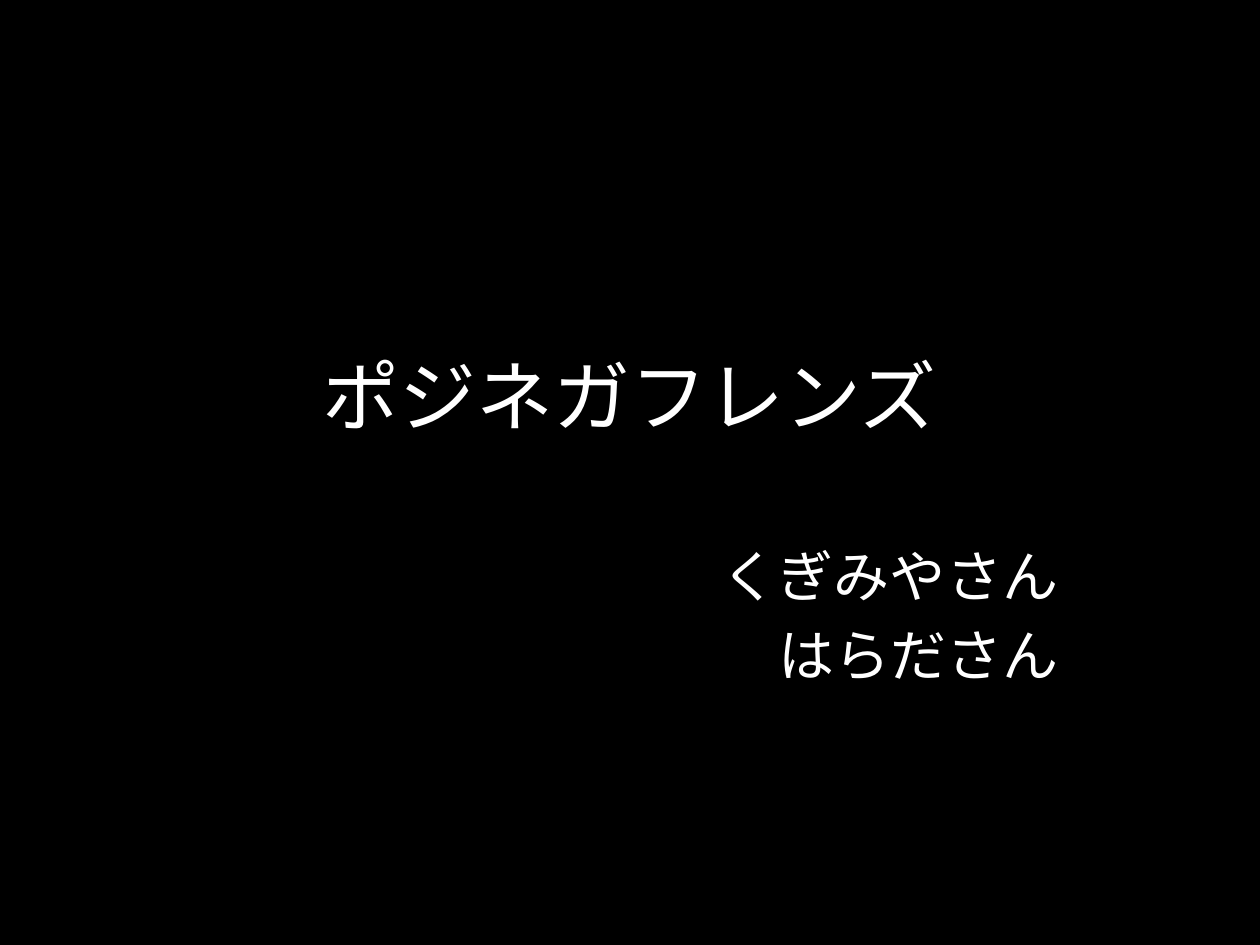
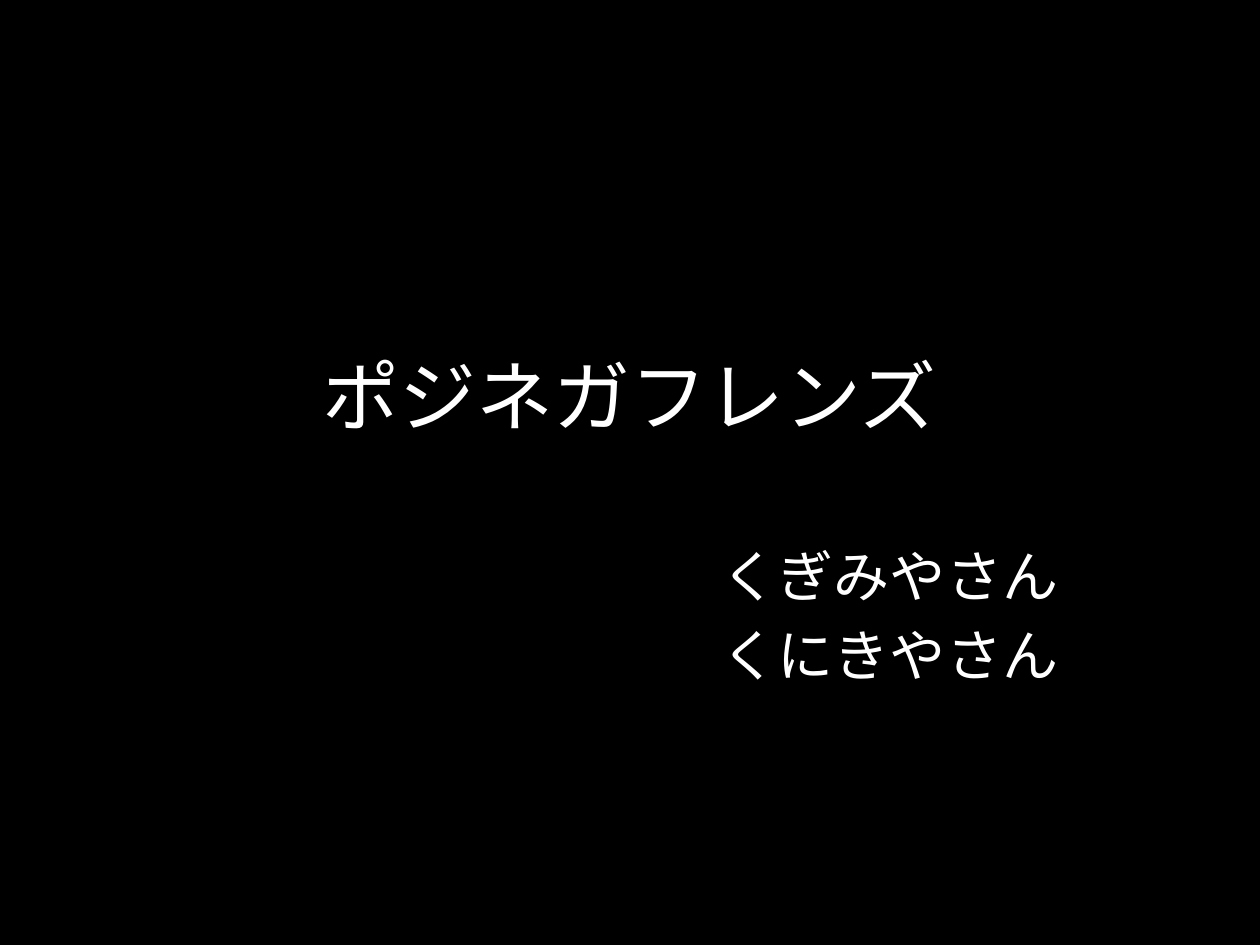
Before and after one commit to kgmyshin/PosNegFriends, a slide deck: slide 1 of doc/ポジネガフレンズ_発表用.pptx. Drawn at 1260x945 pixels with LibreOffice and Linux fonts; fonts in the diff are those of the drawing. Boxes give left, top, right and bottom in pixels: in the first picture for what was removed or moved away, otherwise in the second. Text is boxed around its words. In the diff, an @@ line names an element or a change of style, - is before the commit and + after.

```diff
--- a/doc/ポジネガフレンズ_発表用.pptx
+++ b/doc/ポジネガフレンズ_発表用.pptx
@@ subtitle at bbox=[722, 631, 1058, 680]: text changed @@
-はらださん
+くにきやさん
```
Also in this commit, not shown: 1 other slide changed, 6 slides added, 1 slide removed.
